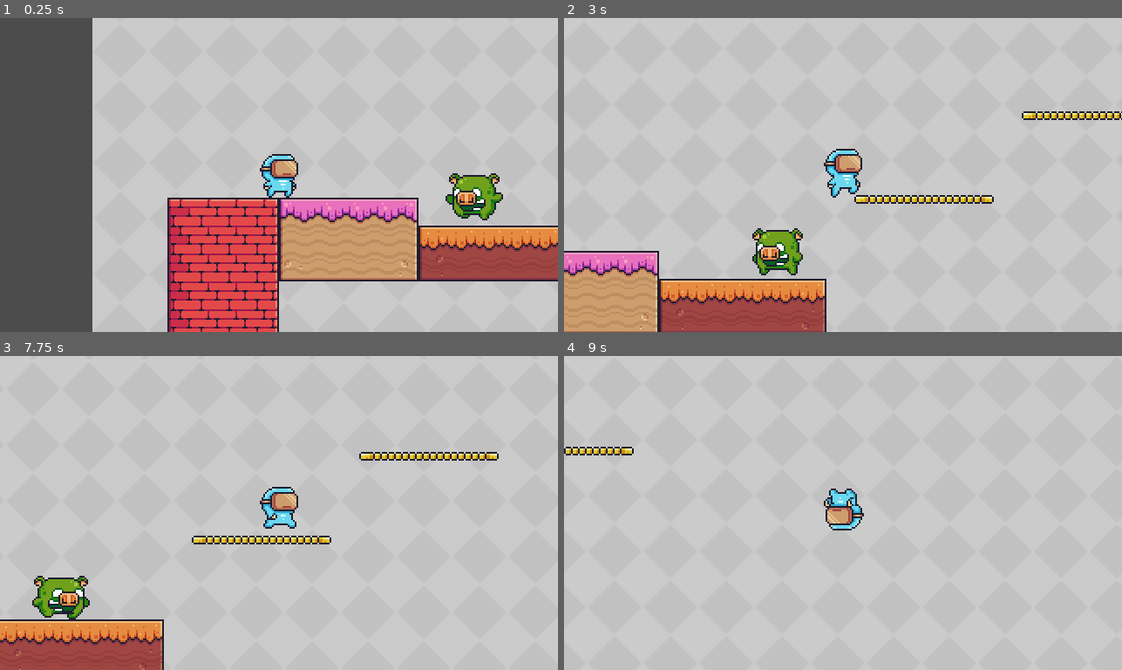
Above: before the commit, frames 1-4 (two rows, left to right).
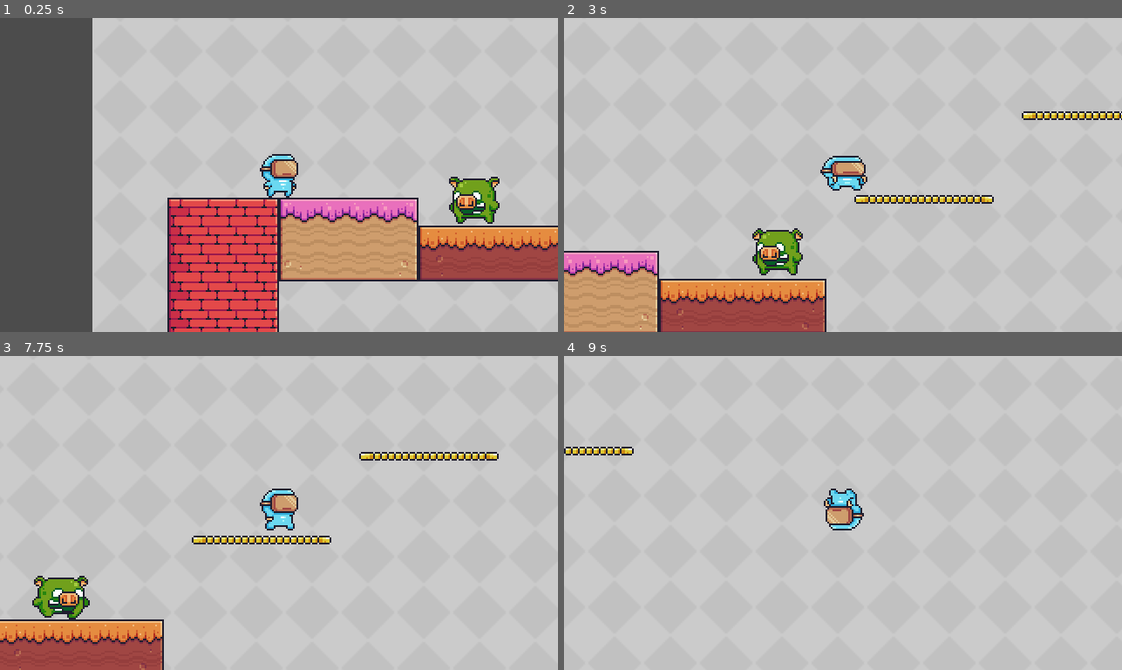
Above: after the commit, the same moments.

Repository: oucar/437-final
Game: Godot game, scene res://Levels/Level1.tscn
Same seed, same stepped clock (60 frames per second), same inputs: the game is played once before the commit and once after it.
Inputs:
- Up to frame 1 (0.25 s): no input
- Up to frame 2 (3 s): hold D (right) 0.53-2.03 s; tap Space (jump) at 0.6, 0.77, 1.07, 1.35, 1.52, 1.82, 2.1, 2.85 s; hold A (left) 2.03-2.78 s; hold D (right) from 2.78 s (still down)
- Up to frame 3 (7.75 s): tap Space (jump) at 3.02, 3.32, 3.6, 3.77, 4.07, 4.35, 4.52, 4.82, 5.1, 5.85, 6.02, 6.32, 6.6, 6.77, 7.07, 7.35, 7.52 s; release D (right) at 4.28 s; hold A (left) 4.28-5.03 s; hold D (right) 5.03-5.78 s; hold A (left) 5.78-7.28 s; hold D (right) from 7.28 s (still down)
- Up to frame 4 (9 s): keep holding D (right); tap Space (jump) at 7.82, 8.1, 8.85 s

The runs differ from the first frame. In frame 1, 0.8% of the frame differs, in the area x 79-91%, y 49-66%; in frame 2, 0.7%; in frame 3, 0.5%; in frame 4, nothing differs.

Commit message:
code refactoring, improved Character and Enemy classes

Diff:
--- a/Characters/Character.gd
+++ b/Characters/Character.gd
@@ -4,11 +4,19 @@
 class_name Character
 
 # Global variables
-export(int) var health = 3
+export(int) var health = 3 setget set_health
 
 # Virtual functions
 func _get_hit(damage : float):
 	push_error("get_hit() has not been implemented for the current character")
 
+# play after hit animation is finished
 func _on_hit_finished():
 	push_error("on_hit_finished() has not been implemented for the current character")
+
+# generic health setter
+func set_health(health_given):
+	health = health_given
+
+	if(health <= 0):
+		queue_free()
--- a/Characters/Enemies/AngryPig.gd
+++ b/Characters/Enemies/AngryPig.gd
@@ -79,6 +79,8 @@
 	animation_tree.set("parameters/player_detected/blend_position", 0)
 	current_state = STATE.WALK
 
+
+
 # Run when hit animation is finished
 func hit_animation_finished():
 	can_be_hit = true
@@ -87,7 +89,8 @@
 
 func get_hit(damage : float):
 	print("!!")
-	health -= damage
+	# Character.gd - check setget
+	self.health -= damage
 
 	if(health <= 0):
 		# remove the scene
--- a/Characters/Enemies/AngryPig.tscn
+++ b/Characters/Enemies/AngryPig.tscn
@@ -7,42 +7,6 @@
 [ext_resource path="res://Assets/Enemies/AngryPig/Hit 1 (36x30).png" type="Texture" id=5]
 [ext_resource path="res://Characters/Enemies/AngryPig.gd" type="Script" id=6]
 
-[sub_resource type="AtlasTexture" id=22]
-atlas = ExtResource( 2 )
-region = Rect2( 0, 0, 36, 30 )
-
-[sub_resource type="AtlasTexture" id=23]
-atlas = ExtResource( 2 )
-region = Rect2( 36, 0, 36, 30 )
-
-[sub_resource type="AtlasTexture" id=24]
-atlas = ExtResource( 2 )
-region = Rect2( 72, 0, 36, 30 )
-
-[sub_resource type="AtlasTexture" id=25]
-atlas = ExtResource( 2 )
-region = Rect2( 108, 0, 36, 30 )
-
-[sub_resource type="AtlasTexture" id=26]
-atlas = ExtResource( 2 )
-region = Rect2( 144, 0, 36, 30 )
-
-[sub_resource type="AtlasTexture" id=27]
-atlas = ExtResource( 2 )
-region = Rect2( 180, 0, 36, 30 )
-
-[sub_resource type="AtlasTexture" id=28]
-atlas = ExtResource( 2 )
-region = Rect2( 216, 0, 36, 30 )
-
-[sub_resource type="AtlasTexture" id=29]
-atlas = ExtResource( 2 )
-region = Rect2( 252, 0, 36, 30 )
-
-[sub_resource type="AtlasTexture" id=30]
-atlas = ExtResource( 2 )
-region = Rect2( 288, 0, 36, 30 )
-
 [sub_resource type="AtlasTexture" id=31]
 atlas = ExtResource( 3 )
 region = Rect2( 0, 0, 36, 30 )
@@ -195,13 +159,44 @@
 atlas = ExtResource( 4 )
 region = Rect2( 144, 0, 36, 30 )
 
+[sub_resource type="AtlasTexture" id=22]
+atlas = ExtResource( 2 )
+region = Rect2( 0, 0, 36, 30 )
+
+[sub_resource type="AtlasTexture" id=23]
+atlas = ExtResource( 2 )
+region = Rect2( 36, 0, 36, 30 )
+
+[sub_resource type="AtlasTexture" id=24]
+atlas = ExtResource( 2 )
+region = Rect2( 72, 0, 36, 30 )
+
+[sub_resource type="AtlasTexture" id=25]
+atlas = ExtResource( 2 )
+region = Rect2( 108, 0, 36, 30 )
+
+[sub_resource type="AtlasTexture" id=26]
+atlas = ExtResource( 2 )
+region = Rect2( 144, 0, 36, 30 )
+
+[sub_resource type="AtlasTexture" id=27]
+atlas = ExtResource( 2 )
+region = Rect2( 180, 0, 36, 30 )
+
+[sub_resource type="AtlasTexture" id=28]
+atlas = ExtResource( 2 )
+region = Rect2( 216, 0, 36, 30 )
+
+[sub_resource type="AtlasTexture" id=29]
+atlas = ExtResource( 2 )
+region = Rect2( 252, 0, 36, 30 )
+
+[sub_resource type="AtlasTexture" id=30]
+atlas = ExtResource( 2 )
+region = Rect2( 288, 0, 36, 30 )
+
 [sub_resource type="SpriteFrames" id=48]
 animations = [ {
-"frames": [ SubResource( 22 ), SubResource( 23 ), SubResource( 24 ), SubResource( 25 ), SubResource( 26 ), SubResource( 27 ), SubResource( 28 ), SubResource( 29 ), SubResource( 30 ) ],
-"loop": true,
-"name": "idle",
-"speed": 20.0
-}, {
 "frames": [ SubResource( 31 ), SubResource( 32 ), SubResource( 33 ), SubResource( 34 ), SubResource( 35 ), SubResource( 36 ), SubResource( 37 ), SubResource( 38 ), SubResource( 39 ), SubResource( 40 ), SubResource( 41 ), SubResource( 42 ) ],
 "loop": true,
 "name": "run",
@@ -221,6 +216,11 @@
 "loop": true,
 "name": "hit2",
 "speed": 20.0
+}, {
+"frames": [ SubResource( 22 ), SubResource( 23 ), SubResource( 24 ), SubResource( 25 ), SubResource( 26 ), SubResource( 27 ), SubResource( 28 ), SubResource( 29 ), SubResource( 30 ) ],
+"loop": true,
+"name": "idle",
+"speed": 20.0
 } ]
 
 [sub_resource type="RectangleShape2D" id=49]
@@ -270,7 +270,7 @@
 nodes/output/position = Vector2( 480, 60 )
 nodes/player_detected/node = SubResource( 59 )
 nodes/player_detected/position = Vector2( -300, 80 )
-node_connections = [ "output", 0, "hit", "hit", 0, "player_detected", "hit", 1, "hit_variation", "hit_variation", 0, "Animation", "hit_variation", 1, "Animation 2" ]
+node_connections = [ "hit", 0, "player_detected", "hit", 1, "hit_variation", "hit_variation", 0, "Animation", "hit_variation", 1, "Animation 2", "output", 0, "hit" ]
 
 [sub_resource type="Animation" id=51]
 resource_name = "hit1"
@@ -386,6 +386,9 @@
 [sub_resource type="RectangleShape2D" id=61]
 extents = Vector2( 16.5, 1.875 )
 
+[sub_resource type="RectangleShape2D" id=66]
+extents = Vector2( 7, 8 )
+
 [node name="AngryPig" type="KinematicBody2D"]
 collision_layer = 16
 script = ExtResource( 6 )
@@ -393,10 +396,10 @@
 [node name="AnimatedSprite" type="AnimatedSprite" parent="."]
 frames = SubResource( 48 )
 animation = "walk"
-frame = 4
 playing = true
 
 [node name="CollisionShape2D" type="CollisionShape2D" parent="."]
+visible = false
 position = Vector2( 0, 2.5 )
 shape = SubResource( 49 )
 __meta__ = {
@@ -404,6 +407,7 @@
 }
 
 [node name="PlayerDetection" type="Area2D" parent="."]
+visible = false
 collision_layer = 0
 collision_mask = 8
 monitorable = false
@@ -435,13 +439,27 @@
 anims/walk = SubResource( 55 )
 
 [node name="JumpHurtbox" type="Area2D" parent="."]
+visible = false
 position = Vector2( 0, -12 )
 collision_layer = 2048
 collision_mask = 0
+__meta__ = {
+"_edit_lock_": true
+}
 
 [node name="JumpCollisionShape" type="CollisionShape2D" parent="JumpHurtbox"]
 position = Vector2( 0.5, -2.875 )
 shape = SubResource( 61 )
 
+[node name="EnemyCollisionHitbox" type="Area2D" parent="."]
+collision_layer = 0
+collision_mask = 8
+monitorable = false
+
+[node name="EnemyCollisionShape" type="CollisionShape2D" parent="EnemyCollisionHitbox"]
+position = Vector2( 0, 2 )
+shape = SubResource( 66 )
+
 [connection signal="body_shape_entered" from="PlayerDetection" to="." method="_on_PlayerDetection_body_shape_entered"]
 [connection signal="body_shape_exited" from="PlayerDetection" to="." method="_on_PlayerDetection_body_shape_exited"]
+[connection signal="body_shape_entered" from="EnemyCollisionHitbox" to="." method="_on_EnemyCollisionHitbox_body_shape_entered"]
--- a/Characters/Enemies/Enemy.gd
+++ b/Characters/Enemies/Enemy.gd
@@ -5,3 +5,9 @@
 
 # Global variables
 export(bool) var can_be_hit = true
+export(float) var collision_damage = 1
+
+# Enemies ollide and hurts player
+func _on_EnemyCollisionHitbox_body_shape_entered(body_rid, body, body_shape_index, local_shape_index):
+	# check if player
+	body.get_hit(collision_damage)
--- a/Characters/Player.tscn
+++ b/Characters/Player.tscn
@@ -9,153 +9,33 @@
 [ext_resource path="res://Assets/Main Characters/Virtual Guy/Jump (32x32).png" type="Texture" id=7]
 [ext_resource path="res://Characters/Player.gd" type="Script" id=8]
 
-[sub_resource type="AtlasTexture" id=19]
-atlas = ExtResource( 3 )
-region = Rect2( 0, 0, 32, 32 )
-
-[sub_resource type="AtlasTexture" id=20]
-atlas = ExtResource( 3 )
+[sub_resource type="AtlasTexture" id=44]
+atlas = ExtResource( 7 )
+region = Rect2( 0, 0, 32, 32 )
+
+[sub_resource type="AtlasTexture" id=13]
+atlas = ExtResource( 1 )
+region = Rect2( 0, 0, 32, 32 )
+
+[sub_resource type="AtlasTexture" id=14]
+atlas = ExtResource( 1 )
 region = Rect2( 32, 0, 32, 32 )
 
-[sub_resource type="AtlasTexture" id=21]
-atlas = ExtResource( 3 )
+[sub_resource type="AtlasTexture" id=15]
+atlas = ExtResource( 1 )
 region = Rect2( 64, 0, 32, 32 )
 
-[sub_resource type="AtlasTexture" id=22]
-atlas = ExtResource( 3 )
+[sub_resource type="AtlasTexture" id=16]
+atlas = ExtResource( 1 )
 region = Rect2( 96, 0, 32, 32 )
 
-[sub_resource type="AtlasTexture" id=23]
-atlas = ExtResource( 3 )
+[sub_resource type="AtlasTexture" id=17]
+atlas = ExtResource( 1 )
 region = Rect2( 128, 0, 32, 32 )
 
-[sub_resource type="AtlasTexture" id=24]
-atlas = ExtResource( 3 )
+[sub_resource type="AtlasTexture" id=18]
+atlas = ExtResource( 1 )
 region = Rect2( 160, 0, 32, 32 )
-
-[sub_resource type="AtlasTexture" id=25]
-atlas = ExtResource( 3 )
-region = Rect2( 192, 0, 32, 32 )
-
-[sub_resource type="AtlasTexture" id=26]
-atlas = ExtResource( 3 )
-region = Rect2( 224, 0, 32, 32 )
-
-[sub_resource type="AtlasTexture" id=27]
-atlas = ExtResource( 3 )
-region = Rect2( 256, 0, 32, 32 )
-
-[sub_resource type="AtlasTexture" id=28]
-atlas = ExtResource( 3 )
-region = Rect2( 288, 0, 32, 32 )
-
-[sub_resource type="AtlasTexture" id=29]
-atlas = ExtResource( 3 )
-region = Rect2( 320, 0, 32, 32 )
-
-[sub_resource type="AtlasTexture" id=13]
-atlas = ExtResource( 1 )
-region = Rect2( 0, 0, 32, 32 )
-
-[sub_resource type="AtlasTexture" id=14]
-atlas = ExtResource( 1 )
-region = Rect2( 32, 0, 32, 32 )
-
-[sub_resource type="AtlasTexture" id=15]
-atlas = ExtResource( 1 )
-region = Rect2( 64, 0, 32, 32 )
-
-[sub_resource type="AtlasTexture" id=16]
-atlas = ExtResource( 1 )
-region = Rect2( 96, 0, 32, 32 )
-
-[sub_resource type="AtlasTexture" id=17]
-atlas = ExtResource( 1 )
-region = Rect2( 128, 0, 32, 32 )
-
-[sub_resource type="AtlasTexture" id=18]
-atlas = ExtResource( 1 )
-region = Rect2( 160, 0, 32, 32 )
-
-[sub_resource type="AtlasTexture" id=31]
-atlas = ExtResource( 4 )
-region = Rect2( 0, 0, 32, 32 )
-
-[sub_resource type="AtlasTexture" id=32]
-atlas = ExtResource( 6 )
-region = Rect2( 0, 0, 32, 32 )
-
-[sub_resource type="AtlasTexture" id=33]
-atlas = ExtResource( 6 )
-region = Rect2( 32, 0, 32, 32 )
-
-[sub_resource type="AtlasTexture" id=34]
-atlas = ExtResource( 6 )
-region = Rect2( 64, 0, 32, 32 )
-
-[sub_resource type="AtlasTexture" id=35]
-atlas = ExtResource( 6 )
-region = Rect2( 96, 0, 32, 32 )
-
-[sub_resource type="AtlasTexture" id=36]
-atlas = ExtResource( 6 )
-region = Rect2( 128, 0, 32, 32 )
-
-[sub_resource type="AtlasTexture" id=37]
-atlas = ExtResource( 6 )
-region = Rect2( 160, 0, 32, 32 )
-
-[sub_resource type="AtlasTexture" id=38]
-atlas = ExtResource( 6 )
-region = Rect2( 192, 0, 32, 32 )
-
-[sub_resource type="AtlasTexture" id=1]
-atlas = ExtResource( 2 )
-region = Rect2( 0, 0, 32, 32 )
-
-[sub_resource type="AtlasTexture" id=2]
-atlas = ExtResource( 2 )
-region = Rect2( 32, 0, 32, 32 )
-
-[sub_resource type="AtlasTexture" id=3]
-atlas = ExtResource( 2 )
-region = Rect2( 64, 0, 32, 32 )
-
-[sub_resource type="AtlasTexture" id=4]
-atlas = ExtResource( 2 )
-region = Rect2( 96, 0, 32, 32 )
-
-[sub_resource type="AtlasTexture" id=5]
-atlas = ExtResource( 2 )
-region = Rect2( 128, 0, 32, 32 )
-
-[sub_resource type="AtlasTexture" id=6]
-atlas = ExtResource( 2 )
-region = Rect2( 160, 0, 32, 32 )
-
-[sub_resource type="AtlasTexture" id=7]
-atlas = ExtResource( 2 )
-region = Rect2( 192, 0, 32, 32 )
-
-[sub_resource type="AtlasTexture" id=8]
-atlas = ExtResource( 2 )
-region = Rect2( 224, 0, 32, 32 )
-
-[sub_resource type="AtlasTexture" id=9]
-atlas = ExtResource( 2 )
-region = Rect2( 256, 0, 32, 32 )
-
-[sub_resource type="AtlasTexture" id=10]
-atlas = ExtResource( 2 )
-region = Rect2( 288, 0, 32, 32 )
-
-[sub_resource type="AtlasTexture" id=11]
-atlas = ExtResource( 2 )
-region = Rect2( 320, 0, 32, 32 )
-
-[sub_resource type="AtlasTexture" id=12]
-atlas = ExtResource( 2 )
-region = Rect2( 352, 0, 32, 32 )
 
 [sub_resource type="AtlasTexture" id=39]
 atlas = ExtResource( 5 )
@@ -177,45 +57,165 @@
 atlas = ExtResource( 5 )
 region = Rect2( 128, 0, 32, 32 )
 
-[sub_resource type="AtlasTexture" id=44]
-atlas = ExtResource( 7 )
-region = Rect2( 0, 0, 32, 32 )
+[sub_resource type="AtlasTexture" id=31]
+atlas = ExtResource( 4 )
+region = Rect2( 0, 0, 32, 32 )
+
+[sub_resource type="AtlasTexture" id=1]
+atlas = ExtResource( 2 )
+region = Rect2( 0, 0, 32, 32 )
+
+[sub_resource type="AtlasTexture" id=2]
+atlas = ExtResource( 2 )
+region = Rect2( 32, 0, 32, 32 )
+
+[sub_resource type="AtlasTexture" id=3]
+atlas = ExtResource( 2 )
+region = Rect2( 64, 0, 32, 32 )
+
+[sub_resource type="AtlasTexture" id=4]
+atlas = ExtResource( 2 )
+region = Rect2( 96, 0, 32, 32 )
+
+[sub_resource type="AtlasTexture" id=5]
+atlas = ExtResource( 2 )
+region = Rect2( 128, 0, 32, 32 )
+
+[sub_resource type="AtlasTexture" id=6]
+atlas = ExtResource( 2 )
+region = Rect2( 160, 0, 32, 32 )
+
+[sub_resource type="AtlasTexture" id=7]
+atlas = ExtResource( 2 )
+region = Rect2( 192, 0, 32, 32 )
+
+[sub_resource type="AtlasTexture" id=8]
+atlas = ExtResource( 2 )
+region = Rect2( 224, 0, 32, 32 )
+
+[sub_resource type="AtlasTexture" id=9]
+atlas = ExtResource( 2 )
+region = Rect2( 256, 0, 32, 32 )
+
+[sub_resource type="AtlasTexture" id=10]
+atlas = ExtResource( 2 )
+region = Rect2( 288, 0, 32, 32 )
+
+[sub_resource type="AtlasTexture" id=11]
+atlas = ExtResource( 2 )
+region = Rect2( 320, 0, 32, 32 )
+
+[sub_resource type="AtlasTexture" id=12]
+atlas = ExtResource( 2 )
+region = Rect2( 352, 0, 32, 32 )
+
+[sub_resource type="AtlasTexture" id=32]
+atlas = ExtResource( 6 )
+region = Rect2( 0, 0, 32, 32 )
+
+[sub_resource type="AtlasTexture" id=33]
+atlas = ExtResource( 6 )
+region = Rect2( 32, 0, 32, 32 )
+
+[sub_resource type="AtlasTexture" id=34]
+atlas = ExtResource( 6 )
+region = Rect2( 64, 0, 32, 32 )
+
+[sub_resource type="AtlasTexture" id=35]
+atlas = ExtResource( 6 )
+region = Rect2( 96, 0, 32, 32 )
+
+[sub_resource type="AtlasTexture" id=36]
+atlas = ExtResource( 6 )
+region = Rect2( 128, 0, 32, 32 )
+
+[sub_resource type="AtlasTexture" id=37]
+atlas = ExtResource( 6 )
+region = Rect2( 160, 0, 32, 32 )
+
+[sub_resource type="AtlasTexture" id=38]
+atlas = ExtResource( 6 )
+region = Rect2( 192, 0, 32, 32 )
+
+[sub_resource type="AtlasTexture" id=19]
+atlas = ExtResource( 3 )
+region = Rect2( 0, 0, 32, 32 )
+
+[sub_resource type="AtlasTexture" id=20]
+atlas = ExtResource( 3 )
+region = Rect2( 32, 0, 32, 32 )
+
+[sub_resource type="AtlasTexture" id=21]
+atlas = ExtResource( 3 )
+region = Rect2( 64, 0, 32, 32 )
+
+[sub_resource type="AtlasTexture" id=22]
+atlas = ExtResource( 3 )
+region = Rect2( 96, 0, 32, 32 )
+
+[sub_resource type="AtlasTexture" id=23]
+atlas = ExtResource( 3 )
+region = Rect2( 128, 0, 32, 32 )
+
+[sub_resource type="AtlasTexture" id=24]
+atlas = ExtResource( 3 )
+region = Rect2( 160, 0, 32, 32 )
+
+[sub_resource type="AtlasTexture" id=25]
+atlas = ExtResource( 3 )
+region = Rect2( 192, 0, 32, 32 )
+
+[sub_resource type="AtlasTexture" id=26]
+atlas = ExtResource( 3 )
+region = Rect2( 224, 0, 32, 32 )
+
+[sub_resource type="AtlasTexture" id=27]
+atlas = ExtResource( 3 )
+region = Rect2( 256, 0, 32, 32 )
+
+[sub_resource type="AtlasTexture" id=28]
+atlas = ExtResource( 3 )
+region = Rect2( 288, 0, 32, 32 )
+
+[sub_resource type="AtlasTexture" id=29]
+atlas = ExtResource( 3 )
+region = Rect2( 320, 0, 32, 32 )
 
 [sub_resource type="SpriteFrames" id=30]
 animations = [ {
+"frames": [ SubResource( 44 ) ],
+"loop": true,
+"name": "jump",
+"speed": 20.0
+}, {
+"frames": [ SubResource( 13 ), SubResource( 14 ), SubResource( 15 ), SubResource( 16 ), SubResource( 17 ), SubResource( 18 ) ],
+"loop": true,
+"name": "double_jump",
+"speed": 20.0
+}, {
+"frames": [ SubResource( 39 ), SubResource( 40 ), SubResource( 41 ), SubResource( 42 ), SubResource( 43 ) ],
+"loop": true,
+"name": "wall_jump",
+"speed": 20.0
+}, {
+"frames": [ SubResource( 31 ) ],
+"loop": true,
+"name": "fall",
+"speed": 20.0
+}, {
+"frames": [ SubResource( 1 ), SubResource( 2 ), SubResource( 3 ), SubResource( 4 ), SubResource( 5 ), SubResource( 6 ), SubResource( 7 ), SubResource( 8 ), SubResource( 9 ), SubResource( 10 ), SubResource( 11 ), SubResource( 12 ) ],
+"loop": true,
+"name": "run",
+"speed": 20.0
+}, {
+"frames": [ SubResource( 32 ), SubResource( 33 ), SubResource( 34 ), SubResource( 35 ), SubResource( 36 ), SubResource( 37 ), SubResource( 38 ) ],
+"loop": true,
+"name": "hit",
+"speed": 20.0
+}, {
 "frames": [ SubResource( 19 ), SubResource( 20 ), SubResource( 21 ), SubResource( 22 ), SubResource( 23 ), SubResource( 24 ), SubResource( 25 ), SubResource( 26 ), SubResource( 27 ), SubResource( 28 ), SubResource( 29 ) ],
 "loop": true,
 "name": "idle",
-"speed": 20.0
-}, {
-"frames": [ SubResource( 13 ), SubResource( 14 ), SubResource( 15 ), SubResource( 16 ), SubResource( 17 ), SubResource( 18 ) ],
-"loop": true,
-"name": "double_jump",
-"speed": 20.0
-}, {
-"frames": [ SubResource( 31 ) ],
-"loop": true,
-"name": "fall",
-"speed": 20.0
-}, {
-"frames": [ SubResource( 32 ), SubResource( 33 ), SubResource( 34 ), SubResource( 35 ), SubResource( 36 ), SubResource( 37 ), SubResource( 38 ) ],
-"loop": true,
-"name": "hit",
-"speed": 20.0
-}, {
-"frames": [ SubResource( 1 ), SubResource( 2 ), SubResource( 3 ), SubResource( 4 ), SubResource( 5 ), SubResource( 6 ), SubResource( 7 ), SubResource( 8 ), SubResource( 9 ), SubResource( 10 ), SubResource( 11 ), SubResource( 12 ) ],
-"loop": true,
-"name": "run",
-"speed": 20.0
-}, {
-"frames": [ SubResource( 39 ), SubResource( 40 ), SubResource( 41 ), SubResource( 42 ), SubResource( 43 ) ],
-"loop": true,
-"name": "wall_jump",
-"speed": 20.0
-}, {
-"frames": [ SubResource( 44 ) ],
-"loop": true,
-"name": "jump",
 "speed": 20.0
 } ]
 
@@ -289,9 +289,12 @@
 tracks/1/imported = false
 tracks/1/enabled = true
 tracks/1/keys = {
-"times": PoolRealArray(  ),
-"transitions": PoolRealArray(  ),
-"values": [  ]
+"times": PoolRealArray( 0.4 ),
+"transitions": PoolRealArray( 1 ),
+"values": [ {
+"args": [  ],
+"method": "_on_hit_finished"
+} ]
 }
 
 [sub_resource type="Animation" id=49]
@@ -420,7 +423,7 @@
 nodes/x_move/position = Vector2( -260, 140 )
 nodes/y_move/node = SubResource( 60 )
 nodes/y_move/position = Vector2( 300, 80 )
-node_connections = [ "output", 0, "hit", "double_jump", 0, "y_move", "double_jump", 1, "Animation 2", "hit", 0, "double_jump", "hit", 1, "Animation 3", "y_move", 0, "Animatipn", "y_move", 1, "x_move", "y_move", 2, "Animation" ]
+node_connections = [ "y_move", 0, "Animatipn", "y_move", 1, "x_move", "y_move", 2, "Animation", "double_jump", 0, "y_move", "double_jump", 1, "Animation 2", "hit", 0, "double_jump", "hit", 1, "Animation 3", "output", 0, "hit" ]
 
 [sub_resource type="RectangleShape2D" id=63]
 extents = Vector2( 7.5, 1 )
@@ -433,7 +436,7 @@
 position = Vector2( -16, -19 )
 frames = SubResource( 30 )
 animation = "idle"
-frame = 1
+frame = 9
 playing = true
 centered = false
 
Not shown: 1 places in Characters/Enemies/AngryPig.tscn that only renumber resources
